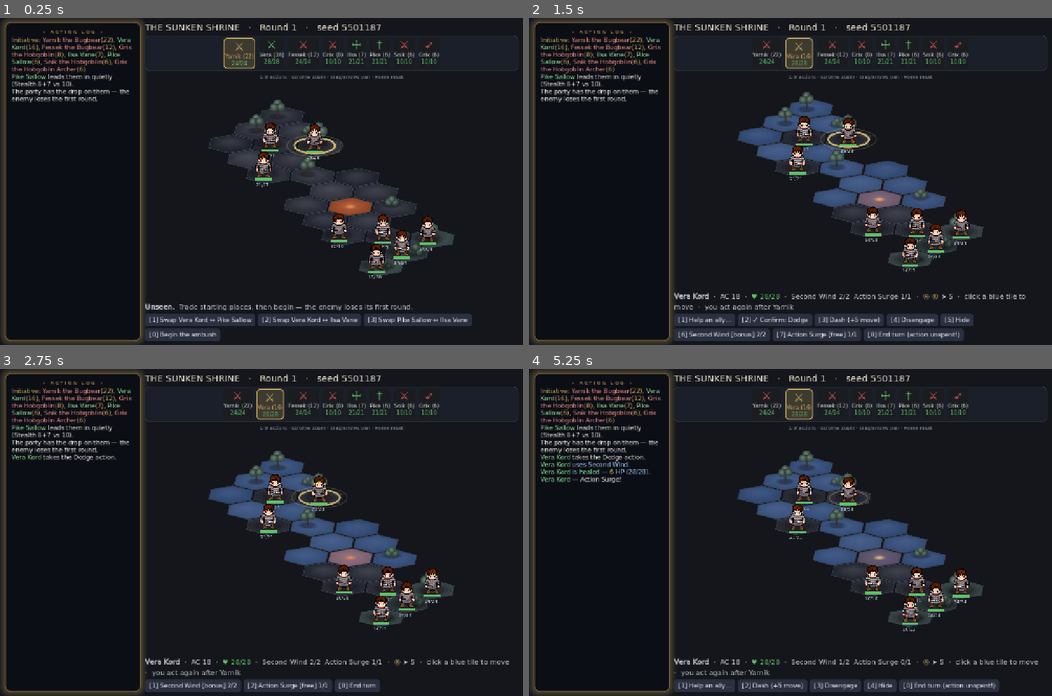
Above: before the commit, frames 1-4 (two rows, left to right).
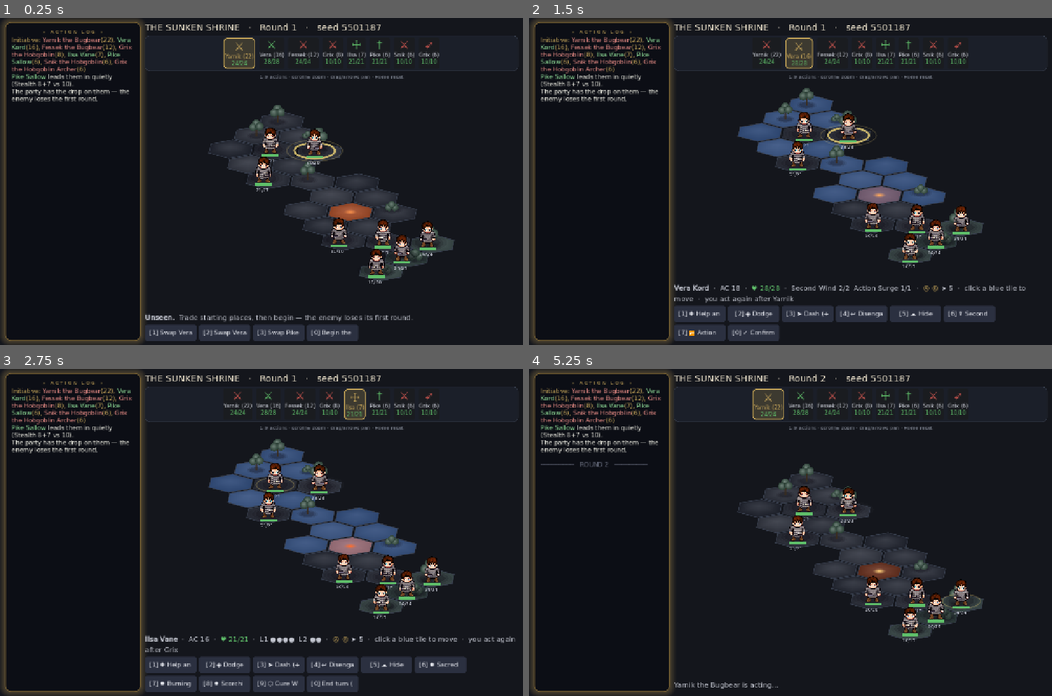
Above: after the commit, the same moments.

Repository: EgecanOzcakar/sorcmerc
Game: Godot game, scene res://scenes/main.tscn
Two runs of this game, one before a commit and one after it. Both use one fixed random seed, a clock stepped at 60 frames per second and the inputs below. This scene is started directly instead of the project's main scene.
Inputs:
- Up to frame 1 (0.25 s): no input
- Up to frame 2 (1.5 s): click "[0] Begin the ambush" at 0.5 s; click "[2] Dodge" (after the commit: "[0] End turn (action unspent!)") at 1.25 s
- Up to frame 3 (2.75 s): click "[2] ✓ Confirm: Dodge" (after the commit: "[0] ✓ Confirm: End turn (acti…") at 2 s
- Up to frame 4 (5.25 s): click "[1] Second Wind [bonus] 2/2" (after the commit: "[0] End turn (action unspent!)") at 2.75 s; click "[1] ✓ Confirm: Second Wind [b…" (after the commit: "[0] ✓ Confirm: End turn (acti…") at 3.5 s; click "[1] Action Surge [free] 1/1" (after the commit: "[0] End turn (action unspent!)") at 4.25 s; click "[1] ✓ Confirm: Action Surge […" (after the commit: "[0] ✓ Confirm: End turn (acti…") at 5 s

The runs differ from the first frame. In frame 1, 8.4% of the frame differs, in the area x 27-91%, y 25-99%; in frame 2, 11%; in frame 3, 14%, in the area x 2-99%, y 6-99%; in frame 4, 14%.

Commit message:
Action bar: icon grid, up to 30 verbs, spell tiers stack, frequent verbs float up
- _buttons is now a fixed-column GridContainer (BTN_COLUMNS=6) of uniformly
  sized (BTN_SIZE) clipped-text buttons instead of an HFlowContainer of
  natural-width text buttons — tidier at any verb count, and the existing
  BUTTON_ROWS scroll cap now bounds rows instead of wrapped-line height.
- Every verb gets a glyph: core/ui_icons.gd's new VERB_GLYPHS table for
  non-spell kinds, spell school glyph for spells (already existed, just
  wasn't used on the action bar).
- A spell castable at N slot levels used to get N full buttons (Cure

Diff:
--- a/core/ui_icons.gd
+++ b/core/ui_icons.gd
@@ -131,6 +131,23 @@
 
 static func spell_school(spell_id: String) -> String:
 	return String(Catalog.spell(spell_id).get("school", ""))
+
+# --- action-bar verb glyphs -------------------------------------------------
+# One mark per verb `kind` (scenes/main.gd's BASIC + combat.gd's OFFERABLE) —
+# the action bar's icon-forward T-actionbar redesign. "spell" isn't listed:
+# a spell button uses school_glyph(spell_school(...)) instead, since a school
+# mark is more informative than one generic wand icon for every spell.
+const VERB_GLYPHS := {
+	"attack": "⚔", "offhand_attack": "⚔",
+	"shove": "⇉", "smash": "⚒", "help": "✚",
+	"dodge": "◈", "dash": "➤", "disengage": "↩", "hide": "☁",
+	"heal_self": "☤", "heal_ally": "☤",
+	"self_buff": "⬆", "ally_buff": "⬆",
+	"grant_action": "⏩", "attack_modifier": "◎", "save_effect": "⚡",
+}
+
+static func verb_glyph(kind: String) -> String:
+	return String(VERB_GLYPHS.get(kind, "·"))
 
 # "⟳ Fire Bolt" as bbcode, school-tinted mark, plain name.
 static func spell_bb(spell_id: String, text: String) -> String:
--- a/scenes/main.gd
+++ b/scenes/main.gd
@@ -45,13 +45,24 @@
 var _anim := 1.0             # animation speed multiplier (huge when FAST)
 var _slot_max := {}          # id -> slots at the start of the fight (for the pips)
 var _fx_on := false           # attack animations: off under SORCMERC_FAST / headless
+# T-actionbar: a compact icon grid, up to BTN_COLUMNS*BUTTON_ROWS visible before
+# it scrolls (see _process's _bscroll sizing) — plain text rows read fine up to
+# ~9 verbs but sprawled once a caster's spell list pushed past 20.
+const BTN_COLUMNS := 6
+const BTN_SIZE := Vector2(126, 40)
+# Session-only "which verbs does this player actually reach for" — no save file,
+# resets with the app. Keyed by a verb's id ("attack", "dash", ...) or "spell:"
+# + the base spell id (so a caster's upcast tiers count as the one spell they
+# picked, not N separate counters). Read by _prioritize(), written by
+# _set_buttons() on every button press.
+var _verb_freq: Dictionary = {}
 
 @onready var _header := Label.new()
 @onready var _order := HBoxContainer.new()   # turn-order icon strip along the top
 @onready var _hint := Label.new()
 @onready var _board := Board.new()
 @onready var _actor := RichTextLabel.new()
-@onready var _buttons := HFlowContainer.new()
+@onready var _buttons := GridContainer.new()
 @onready var _bscroll := ScrollContainer.new()
 @onready var _logbox := RichTextLabel.new()
 @onready var _cap := Label.new()
@@ -186,6 +197,7 @@
 
 	_buttons.add_theme_constant_override("h_separation", 6)
 	_buttons.add_theme_constant_override("v_separation", 6)
+	_buttons.columns = BTN_COLUMNS
 	_buttons.size_flags_horizontal = Control.SIZE_EXPAND_FILL
 	# T29: the row wraps, and once it's wrapped past BUTTON_ROWS it scrolls —
 	# a caster with 20 verbs used to push the rest off the bottom of the screen.
@@ -212,6 +224,7 @@
 	_logbox.add_theme_font_size_override("bold_font_size", int(Icons.FS_BODY * u))
 	for b in _buttons.get_children():
 		b.add_theme_font_size_override("font_size", int(Icons.FS_BODY * u))
+		b.custom_minimum_size = BTN_SIZE * u
 
 func set_zoom(z: float) -> void:
 	_zoom = clampf(z, 0.45, 3.0)
@@ -375,31 +388,69 @@
 
 # --- hero menu ---------------------------------------------------------
 
-# Verb-level menu. Buttons are numbered [1]..[9]; End turn is [0].
-# Everything on it comes from cb.available(h) — no hero, class or spell is named here.
+# Verb-level menu. Buttons are numbered [1]..[9]; End turn is [0]; most-used
+# verbs (_prioritize) claim those low slots over time instead of whatever
+# order cb.available() happened to build them in. Everything on it comes from
+# cb.available(h) — no hero, class or spell is named here.
 # Verbs that need a target enter "target" mode — hover a token for its %, click to apply.
+#
+# A spell castable at several slot levels used to get one full-width row per
+# level ("Cure Wounds", "Cure Wounds ★2", "Cure Wounds ★3", ...) — fine at 2
+# tiers, unreadable at 5. Now every tier after the loop is collapsed into the
+# one spell's tiers[] and only its base entry reaches `opts`; picking it opens
+# _spell_tier_menu instead of casting directly, unless there's only one tier,
+# which behaves exactly as before.
 func _build_hero_menu(h, keep_armed := false) -> void:
 	if not keep_armed:
 		_armed = ""
 	_mode = "idle"
 	_tgt_verb = {}
 	var opts: Array = []
+	var spell_tiers: Dictionary = {}   # spell id -> Array of this verb's entries, one per castable level
+	var spell_order: Array = []        # first-seen order, so a spell keeps its natural position in opts
 	for v in cb.available(h):
 		var label: String = _verb_label(h, v)
 		var tip: String = _verb_tooltip(h, v)
+		var sid: String = String(v.get("spell", ""))
+		var glyph: String = Icons.school_glyph(Icons.spell_school(sid)) if sid != "" \
+			else Icons.verb_glyph(String(v["kind"]))
+		var freq_key: String = ("spell:" + sid) if sid != "" else String(v.get("id", v["kind"]))
+		var meta := {"glyph": glyph, "freq_key": freq_key}
+		var entry: Array
 		match v.get("targeting", "self"):
 			"enemy", "ally":
-				opts.append([label + "…", func(): _enter_target(h, v), tip])
+				entry = [label + "…", func(): _enter_target(h, v), tip, meta]
 			"direction":
-				opts.append([label + " (aim…)", func(): _enter_cone(h, v), tip])
+				entry = [label + " (aim…)", func(): _enter_cone(h, v), tip, meta]
 			_:
 				if _costly(v):
 					var opt := _confirm_opt(h, v["id"], label, func(): cb.perform(h, v); _after_hero_action(h))
 					opt.append(tip)
-					opts.append(opt)
+					opt.append(meta)
+					entry = opt
 				else:
 					var fn := func(): cb.perform(h, v); _after_hero_action(h)
-					opts.append([label, fn, tip])
+					entry = [label, fn, tip, meta]
+		if sid != "":
+			if not spell_tiers.has(sid):
+				spell_tiers[sid] = []
+				spell_order.append(sid)
+				opts.append(sid)   # placeholder — replaced once every tier of this spell is seen
+			spell_tiers[sid].append(entry)
+		else:
+			opts.append(entry)
+
+	for sid in spell_order:
+		var tiers: Array = spell_tiers[sid]
+		var i: int = opts.find(sid)
+		if tiers.size() == 1:
+			opts[i] = tiers[0]
+		else:
+			var base: Array = tiers[0]
+			opts[i] = [base[0], func(): _spell_tier_menu(h, tiers),
+				"%d levels available — pick one." % tiers.size(), base[3]]
+
+	opts = _prioritize(opts)
 
 	# T29: melee/ranged toggle — only offered to someone carrying both.
 	var swap := _attack_swap(h)
@@ -414,6 +465,15 @@
 		opts.append(_confirm_opt(h, "end", "End turn (action unspent!)", _end_turn))
 	else:
 		opts.append(["End turn", _end_turn])
+	_set_buttons(opts)
+	_board.queue_redraw()
+
+# One spell, several slot levels: a small picker instead of a button per tier.
+# Each tier's own entry (built above, already wired to _enter_target/_enter_cone/
+# cb.perform exactly as it would have been standalone) is reused verbatim.
+func _spell_tier_menu(h, tiers: Array) -> void:
+	var opts: Array = tiers.duplicate()
+	opts.append(["‹ Back", func(): _build_hero_menu(h, true)])
 	_set_buttons(opts)
 	_board.queue_redraw()
 
@@ -668,25 +728,67 @@
 
 # --- rendering --------------------------------------------------------
 
+# opts entries: [label, fn] or [label, fn, tooltip] or [label, fn, tooltip, meta]
+# where meta is {"glyph": String, "freq_key": String}, both optional. Buttons are
+# a fixed-size grid (BTN_COLUMNS wide, up to BUTTON_ROWS tall before scrolling —
+# see _process), clipped rather than wrapped, so 30 verbs stays tidy instead of
+# reflowing the panel. Hotkeys: [1]..[9] on the first nine, [0] on the last
+# entry (End turn / Cancel), everything past 9 is click-only.
 func _set_buttons(opts: Array) -> void:
 	for c in _buttons.get_children():
 		c.queue_free()
 	var count := opts.size()
 	for i in count:
 		var b := Button.new()
+		var meta: Dictionary = opts[i][3] if opts[i].size() > 3 else {}
+		var hotkey := ""
 		if count == 1:
-			b.text = "[Esc] %s" % opts[i][0]
+			hotkey = "Esc"
 		elif i == count - 1:
-			b.text = "[0] %s" % opts[i][0]
+			hotkey = "0"
 		elif i < 9:
-			b.text = "[%d] %s" % [i + 1, opts[i][0]]
-		else:
-			b.text = opts[i][0]
+			hotkey = str(i + 1)
+		var glyph: String = String(meta.get("glyph", ""))
+		var prefix := ("[%s] " % hotkey if hotkey != "" else "") + (glyph + " " if glyph != "" else "")
+		b.text = prefix + String(opts[i][0])
+		b.clip_text = true
+		b.custom_minimum_size = BTN_SIZE * clampf(_zoom, 0.9, 1.4)
 		b.pressed.connect(opts[i][1])
+		var freq_key := String(meta.get("freq_key", ""))
+		if freq_key != "":
+			b.pressed.connect(func(): _bump_freq(freq_key))
 		if opts[i].size() > 2 and String(opts[i][2]) != "":
 			b.tooltip_text = opts[i][2]   # native hover popup — what the verb actually does
 		_buttons.add_child(b)
 	_apply_ui_scale()
+
+func _bump_freq(key: String) -> void:
+	_verb_freq[key] = int(_verb_freq.get(key, 0)) + 1
+
+# Stable sort, most-used first — ties (including every verb tried 0 times, the
+# common case at the start of a fight) keep their original relative order, so
+# an unused kit doesn't shuffle itself every turn. Entries without a freq_key
+# in meta (the weapon-swap toggle, End turn, "‹ Back", ...) sort as count 0
+# but that's fine, callers only run this over the verb list before appending
+# those pinned entries.
+func _prioritize(opts: Array) -> Array:
+	var idx := range(opts.size())
+	idx.sort_custom(func(a, b):
+		var ka := _freq_of(opts[a])
+		var kb := _freq_of(opts[b])
+		if ka != kb:
+			return ka > kb
+		return a < b)
+	var out: Array = []
+	for i in idx:
+		out.append(opts[i])
+	return out
+
+func _freq_of(opt: Array) -> int:
+	if opt.size() <= 3:
+		return 0
+	var key := String(opt[3].get("freq_key", ""))
+	return int(_verb_freq.get(key, 0)) if key != "" else 0
 
 func _refresh() -> void:
 	_header.text = "THE SUNKEN SHRINE   ·   Round %d   ·   seed %d" % [cb.round_num, _seed]
@@ -931,7 +1033,7 @@
 	if _board:
 		_board.tick(dt * _anim)
 	if _bscroll:   # grow with the wrapped rows, up to BUTTON_ROWS, then scroll
-		var row := _buttons.get_theme_default_font_size() * 2.6 + 6.0
+		var row := BTN_SIZE.y * clampf(_zoom, 0.9, 1.4) + 6.0
 		_bscroll.custom_minimum_size.y = minf(_buttons.get_combined_minimum_size().y,
 			row * BUTTON_ROWS)
 
--- /dev/null
+++ b/tests/test_action_bar.gd
@@ -0,0 +1,89 @@
+# T-actionbar: spell-tier stacking, glyphs, and frequency-based prioritization
+# on the redesigned action bar (scenes/main.gd _build_hero_menu/_set_buttons).
+# Ilsa Vane, the demo party's cleric (core/presets.gd), has Burning Hands
+# castable at level 1 and 2 (Light Domain always-prepared + her own 2nd-level
+# slots) — a real 2-tier spell to stack, not a synthetic fixture.
+#   godot --headless --path . -s tests/test_action_bar.gd
+extends SceneTree
+
+var _pass := 0
+var _fail := 0
+
+func check(cond: bool, label: String) -> void:
+	if cond: _pass += 1
+	else: _fail += 1; printerr("  FAIL: ", label)
+
+# _set_buttons() queue_free()s the old row instead of removing it outright, so
+# get_children() still returns stale buttons until a frame turns over — every
+# read below waits one frame first.
+func _labels(main) -> Array:
+	await process_frame
+	var out: Array = []
+	for b in main._buttons.get_children():
+		out.append(String(b.text))
+	return out
+
+func _init() -> void:
+	var main = load("res://scenes/main.tscn").instantiate()
+	root.add_child(main)
+	for i in 8:
+		await process_frame
+
+	var ilsa = null
+	for c in main.cb.combatants:
+		if c.cname == "Ilsa Vane":
+			ilsa = c
+	check(ilsa != null, "Ilsa Vane is in the demo party")
+	if ilsa == null:
+		print("test_action_bar: %d passed, %d failed" % [_pass, _fail])
+		quit(1); return
+
+	main._build_hero_menu(ilsa)
+	var labels: Array = await _labels(main)
+	var bh_buttons := labels.filter(func(t): return t.contains("Burning Hands"))
+	check(bh_buttons.size() == 1, "Burning Hands collapses to one button, not one per tier (got %s)" % str(bh_buttons))
+	check(not labels.any(func(t): return t.contains("★")), "no upcast tier leaks onto the main bar as its own button")
+	check(main._buttons.columns == main.BTN_COLUMNS, "buttons lay out in the fixed-width grid")
+
+	# Press it: since Burning Hands has 2 tiers, this should open the tier
+	# submenu (Back present, both tiers present) rather than casting directly.
+	var kids: Array = main._buttons.get_children()
+	var bh_idx: int = labels.find(bh_buttons[0]) if not bh_buttons.is_empty() else -1
+	check(bh_idx >= 0, "found the Burning Hands button to press")
+	if bh_idx >= 0:
+		kids[bh_idx].pressed.emit()
+		var sub_labels: Array = await _labels(main)
+		check(sub_labels.any(func(t): return t.contains("Burning Hands") and not t.contains("★")),
+			"tier 1 (base, unstarred) is offered in the submenu")
+		check(sub_labels.any(func(t): return t.contains("★2")), "tier 2 (★2) is offered in the submenu")
+		check(sub_labels.any(func(t): return t.contains("Back")), "the submenu has a way back")
+		# Back returns to the main menu with Burning Hands collapsed again.
+		var sub_kids: Array = main._buttons.get_children()
+		var back_idx: int = -1
+		for i in sub_labels.size():
+			if sub_labels[i].contains("Back"):
+				back_idx = i
+		sub_kids[back_idx].pressed.emit()
+		var after_back: Array = await _labels(main)
+		check(after_back.filter(func(t): return t.contains("Burning Hands")).size() == 1,
+			"Back returns to the main menu, still one Burning Hands button")
+
+	# Frequency: bump Dodge's key hard, rebuild, confirm it moved to the front.
+	main._build_hero_menu(ilsa)
+	var before: Array = await _labels(main)
+	for i in 20:
+		main._bump_freq("dodge")   # BASIC's dodge verb id — see scenes/main.gd _build_hero_menu
+	main._build_hero_menu(ilsa)
+	var after: Array = await _labels(main)
+	var dodge_before: int = -1
+	var dodge_after: int = -1
+	for i in before.size():
+		if before[i].contains("Dodge"): dodge_before = i
+	for i in after.size():
+		if after[i].contains("Dodge"): dodge_after = i
+	check(dodge_before >= 0 and dodge_after >= 0, "Dodge is offered before and after")
+	check(dodge_after < dodge_before, "a heavily-used verb (Dodge) moves toward the front, not backward")
+	check(after[0].contains("Dodge"), "20 uses is enough to put Dodge in the [1] slot")
+
+	print("test_action_bar: %d passed, %d failed" % [_pass, _fail])
+	quit(1 if _fail > 0 else 0)
